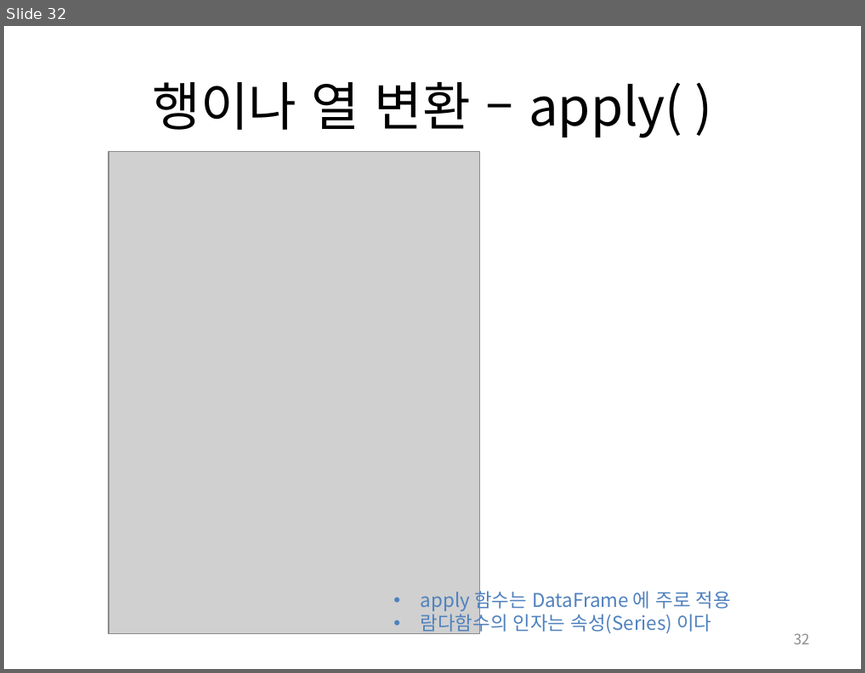
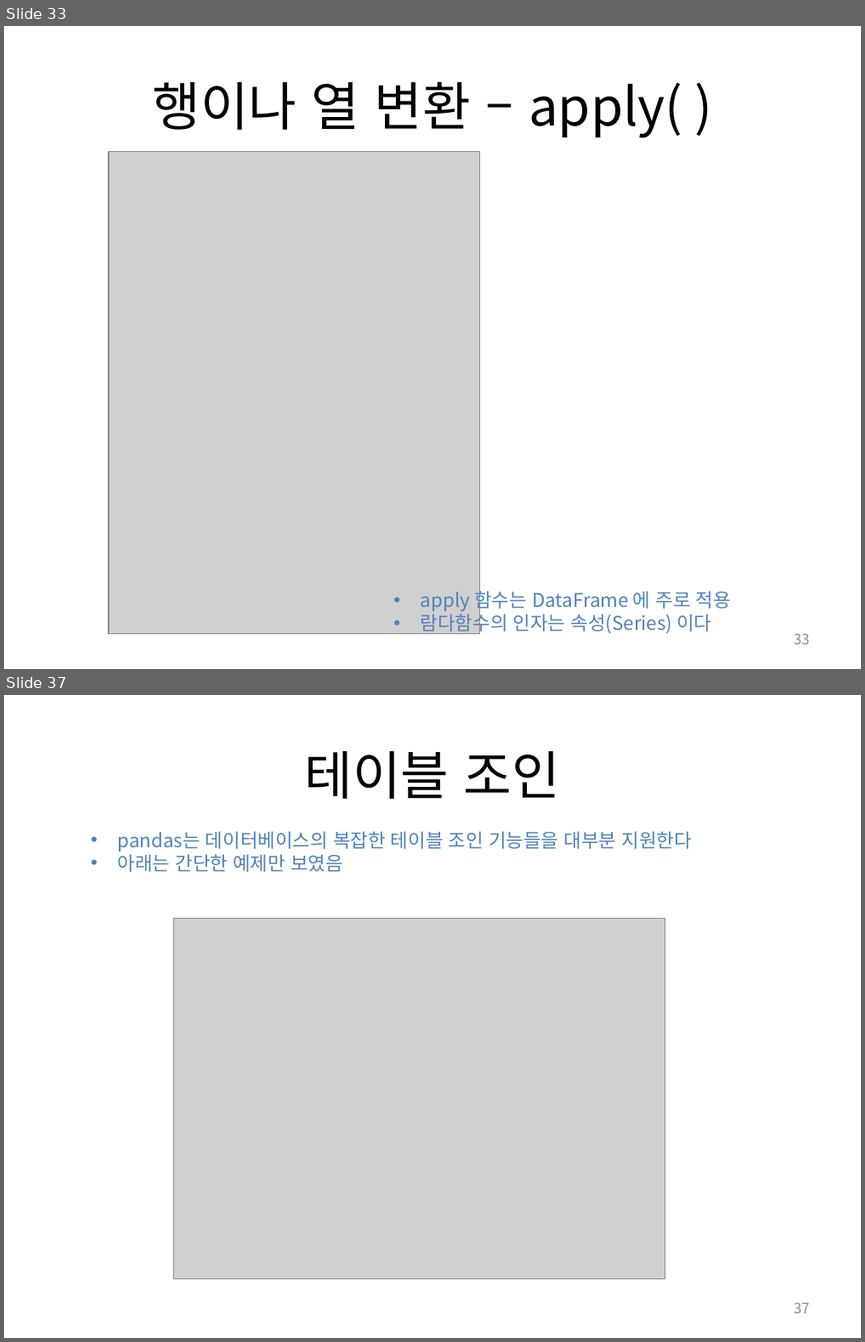
Before and after one commit to Heegu-han/AI, a slide deck: ppt/2_PANDAS.pptx. Shown one above the other, each under a label of ours: slide 32 before the commit, slides 33 and 37 after it; the slides between them are not shown. The pictures are 865x673 and 865x1342 pixels, drawn with LibreOffice and Linux fonts; fonts in the diff are those of the drawing; grey boxes stand for pictures. Boxes give left, top, right and bottom in pixels: in the first picture for what was removed or moved away, otherwise in the second. Text is boxed around its words. In the diff, an @@ line names an element or a change of style, - is before the commit and + after.

```diff
--- a/ppt/2_PANDAS.pptx
+++ b/ppt/2_PANDAS.pptx
@@ slide 37 added at bbox=[4, 695, 861, 1338], background #FFFFFF @@
@@ title added at bbox=[305, 751, 560, 799], 44 pt, text #000000 @@
+테이블 조인
@@ text added at bbox=[118, 831, 692, 872], 16 pt, text #4F81BD @@
+• pandas는 데이터베이스의 복잡한 테이블 조인 기능들을 대부분 지원한다
+• 아래는 간단한 예제만 보였음
@@ picture added at bbox=[174, 919, 664, 1278] @@
@@ page number added at bbox=[794, 1302, 810, 1313], 12 pt, text #8C8C8C @@
+37
@@ what was slide 32 is now slide 33 @@
@@ page number at bbox=[794, 633, 810, 644]: text changed @@
-32
+33
```
Also in this commit, not shown: 2 slides changed, 8 other slides added, 1 other file.
